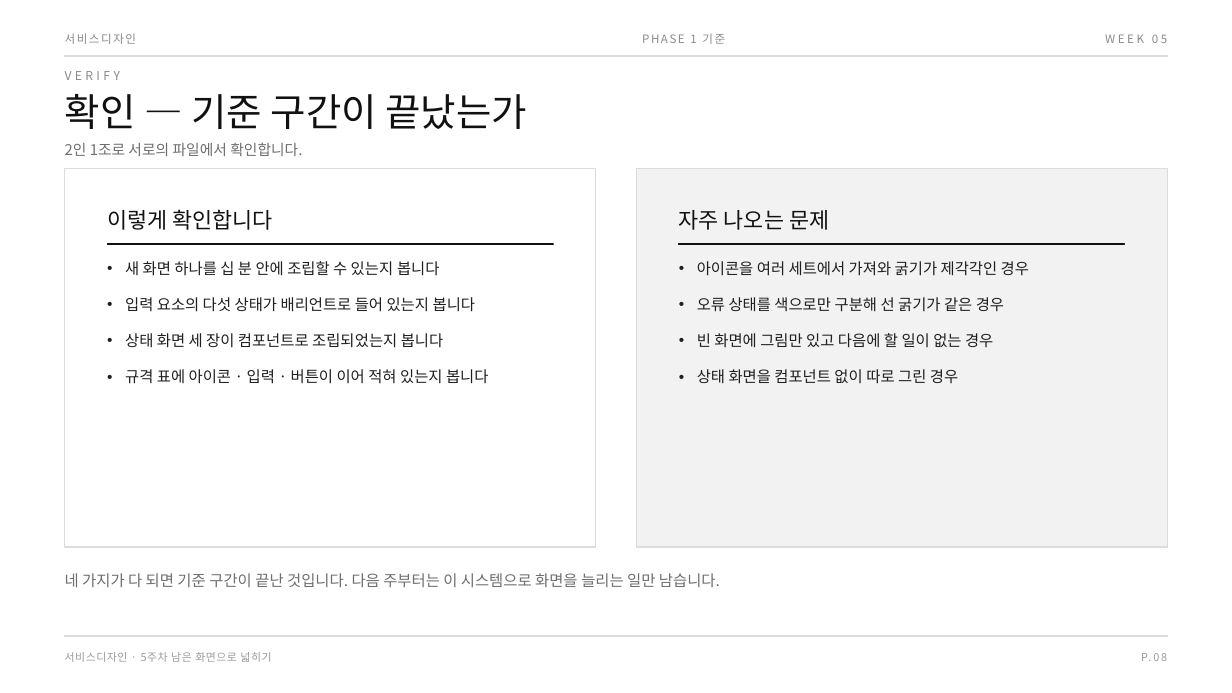
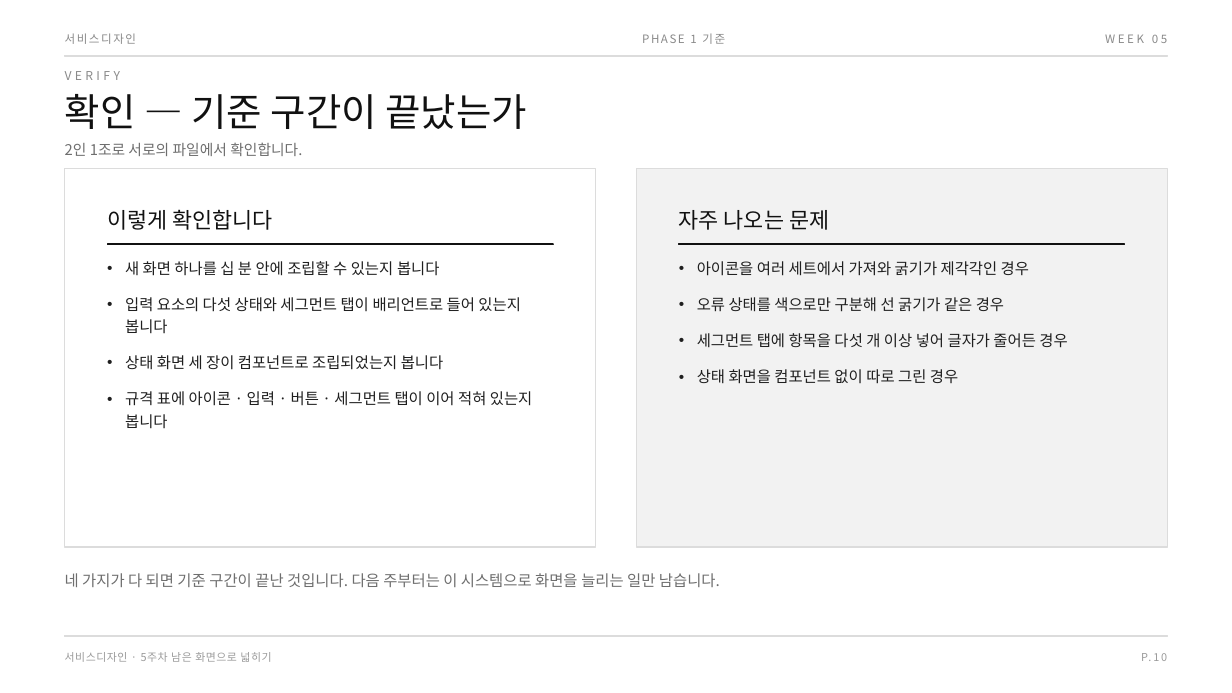
Before and after one commit to design-eng/MIN.D, a slide deck: slide 14 of dist/weeks-2학기/서비스디자인_2학기_05주차_화면넓히기.pptx (slide 12 before the commit). Drawn at 1232x693 pixels with LibreOffice and Linux fonts; fonts in the diff are those of the drawing. Boxes give left, top, right and bottom in pixels: in the first picture for what was removed or moved away, otherwise in the second. Text is boxed around its words. In the diff, an @@ line names an element or a change of style, - is before the commit and + after.

```diff
--- a/dist/weeks-2학기/서비스디자인_2학기_05주차_화면넓히기.pptx
+++ b/dist/weeks-2학기/서비스디자인_2학기_05주차_화면넓히기.pptx
@@ text at box(125, 297, 520, 333): text changed @@
-• 입력 요소의 다섯 상태가 배리언트로 들어 있는지 봅니다
+• 입력 요소의 다섯 상태와 세그먼트 탭이 배리언트로 들어 있는지 봅니다
@@ text at box(697, 333, 1067, 348): text changed @@
-• 빈 화면에 그림만 있고 다음에 할 일이 없는 경우
+• 세그먼트 탭에 항목을 다섯 개 이상 넣어 글자가 줄어든 경우
@@ text at box(125, 391, 532, 428): text changed @@
-• 규격 표에 아이콘 · 입력 · 버튼이 이어 적혀 있는지 봅니다
+• 규격 표에 아이콘 · 입력 · 버튼 · 세그먼트 탭이 이어 적혀 있는지 봅니다
```
Also in this commit, not shown: 9 other slides changed, 2 slides added, 5 other files.
